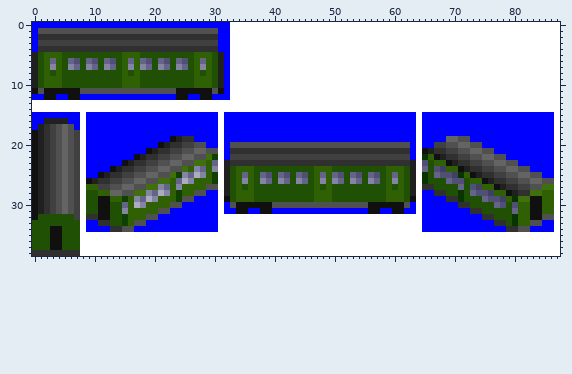
Edited in one commit: sprite sheet (gfx/fstock/mail.png). The picture above was drawn from the file before the commit.
The file is 88x39 pixels.
The result:
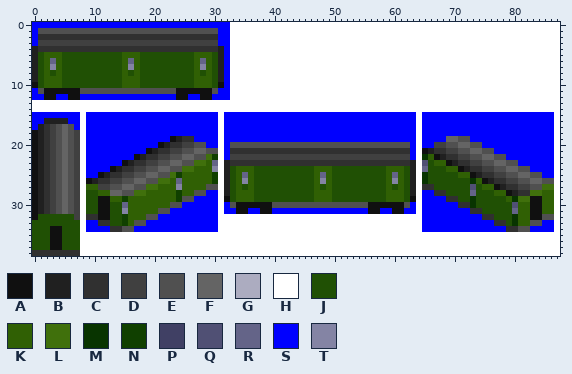
Palette (. is transparent): A #101010  B #202020  C #303030  D #404040  E #505050  F #646464  G #acacc0  H #ffffff  J #205004  K #306004  L #40700c  M #083400  N #104000  P #404064  Q #505074  R #646488  S #0000ff  T #8484a4
From old to new:
y 4: x 0 S -> B; x 31 S -> B
y 6: x 6..7 RQ -> JJ; x 9..10 RQ -> JJ; x 12..13 RQ -> JJ; x 18..19 RQ -> JJ; x 21..22 RQ -> JJ; x 24..25 RQ -> JJ
y 7: x 6..7 TR -> JJ; x 9..10 TR -> JJ; x 12..13 TR -> JJ; x 18..19 TR -> JJ; x 21..22 TR -> JJ; x 24..25 TR -> JJ
y 10: x 0 B -> A; x 31 B -> A
y 11: x 0 A -> S; x 31 A -> S
y 24: x 26..28 KTR -> LKK; x 67..68 QP -> JJ
y 25: x 25..28 TRGT -> KKKK; x 38..39 RQ -> JJ; x 41..42 RQ -> JJ; x 44..45 RQ -> JJ; x 50..51 RQ -> JJ; x 53..54 RQ -> JJ; x 56..57 RQ -> JJ; x 67..71 RQQPM -> JJJJK
y 26: x 25..26 GT -> KK; x 38..39 TR -> JJ; x 41..42 TR -> JJ; x 44..45 TR -> JJ; x 50..51 TR -> JJ; x 53..54 TR -> JJ; x 56..57 TR -> JJ; x 69..71 RQQ -> JJJ; x 73 K -> M
y 27: x 21..22 TR -> KK; x 71 R -> J; x 74 P -> J
y 28: x 19..22 TRGT -> KKKK; x 71 M -> J; x 74..76 QQP -> JJJ
y 29: x 17..20 TRGT -> KKKK; x 71 M -> J; x 73 J -> M; x 75..78 RQQP -> JJJJ
y 30: x 17..18 GT -> KK; x 73 J -> M; x 77..78 RQ -> JJ
